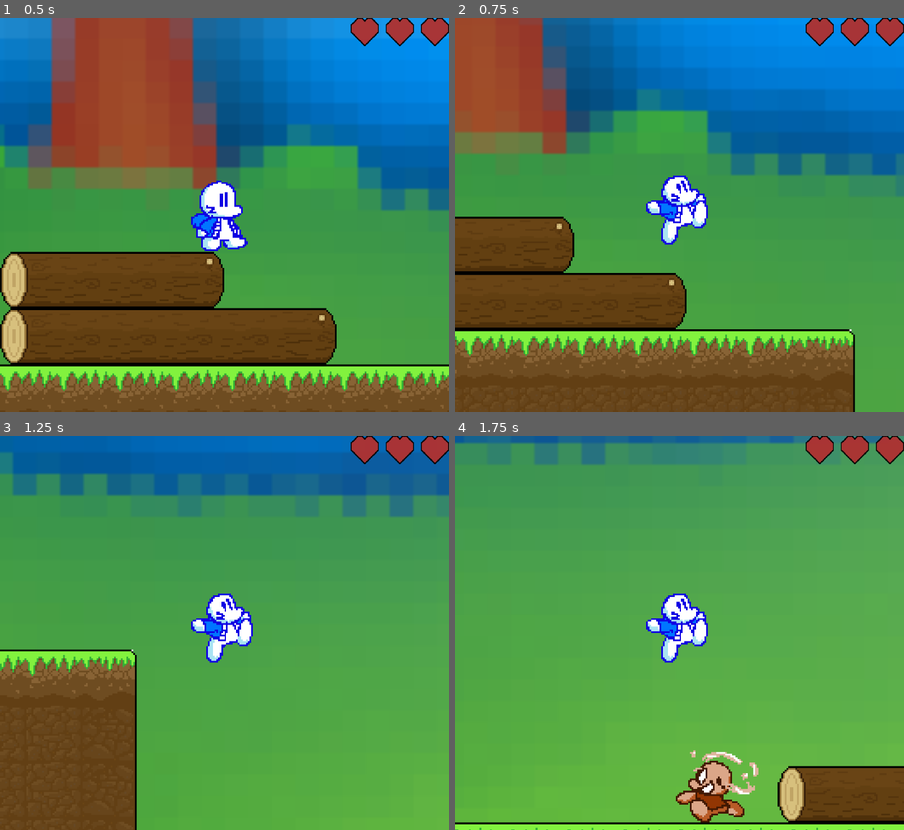
Above: before the commit, frames 1-4 (two rows, left to right).
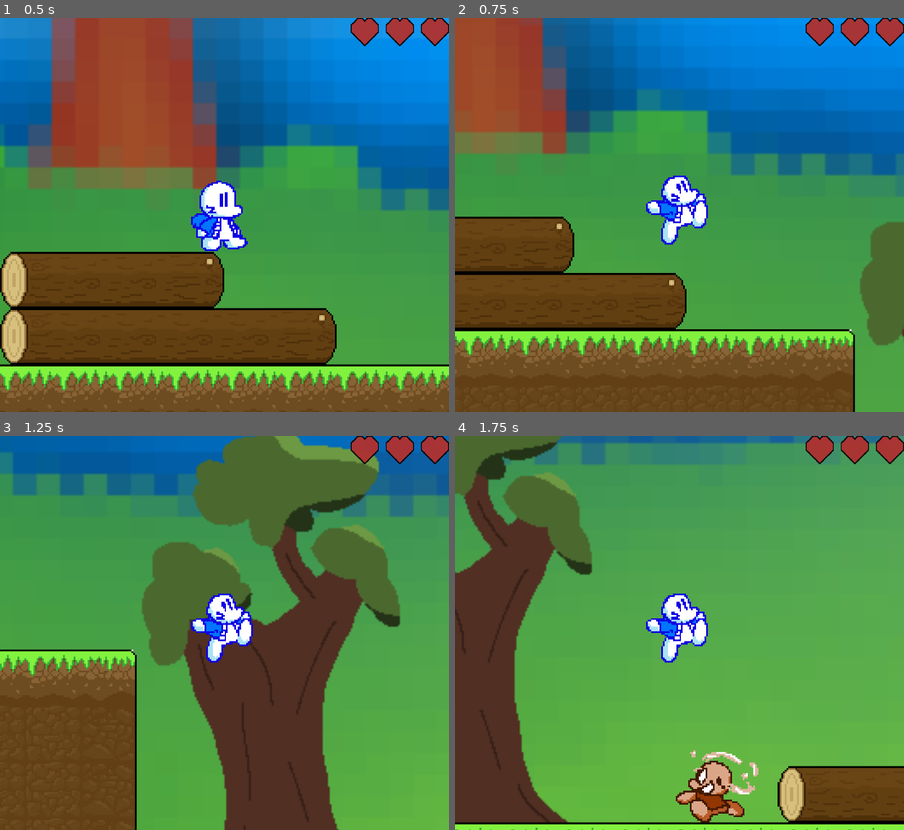
Above: after the commit, the same moments.

Repository: Maxamillianothe333rd/BOUBAsprint3
Game: Godot game, scene res://scenes/main.tscn
Two runs of this game, one before a commit and one after it. Both use one fixed random seed, a clock stepped at 60 frames per second and the inputs below.
Inputs:
- Up to frame 1 (0.5 s): no input
- Up to frame 2 (0.75 s): hold Right (Go right) from 0.53 s (still down); tap Z (Attack) at 0.6 s
- Up to frame 3 (1.25 s): keep holding Right (Go right); tap Space (Jump) at 0.77 s
- Up to frame 4 (1.75 s): keep holding Right (Go right); tap Z (Attack) at 1.35 s; tap Space (Jump) at 1.52 s

Frame 1 is identical in both runs. In frame 2, 2.5% of the frame differs, in the area x 90-100%, y 51-84%; in frame 3, 31%, in the area x 31-90%, y 0-100%; in frame 4, 17%.

Commit message:
added large and small tree to background

Diff:
--- a/bouba/scenes/main.tscn
+++ b/bouba/scenes/main.tscn
@@ -3,7 +3,9 @@
 [ext_resource type="Script" uid="uid://c1c48xbvh1fdp" path="res://scripts/main.gd" id="1_jyhfs"]
 [ext_resource type="PackedScene" uid="uid://7qsl5gegup0m" path="res://scenes/player.tscn" id="1_o5qli"]
 [ext_resource type="Texture2D" uid="uid://dktpau8n3j24g" path="res://assets/images/objects/prologue_background.png" id="2_tbgi4"]
+[ext_resource type="Texture2D" uid="uid://1qjk85tn8goc" path="res://assets/images/objects/large_tree.png" id="3_85g3d"]
 [ext_resource type="Texture2D" uid="uid://cxymulybmlpm6" path="res://assets/images/tilemap prologue.png" id="3_sugp2"]
+[ext_resource type="Texture2D" uid="uid://di732evo6vl7e" path="res://assets/images/objects/small_tree.png" id="4_choun"]
 [ext_resource type="PackedScene" uid="uid://dec6jhr8emn55" path="res://scenes/brainwasheddude.tscn" id="6_tefeu"]
 [ext_resource type="PackedScene" uid="uid://b7d6xpldfco2i" path="res://scenes/zombie.tscn" id="7_o6xl0"]
 [ext_resource type="Texture2D" uid="uid://dh3dco7li7tuw" path="res://assets/images/objects/house.png" id="8_85g3d"]
@@ -106,6 +108,33 @@
 scale = Vector2(1.678, 1.5251778)
 texture = ExtResource("2_tbgi4")
 
+[node name="Large Tree" type="Sprite2D" parent="." unique_id=685737216]
+position = Vector2(1642, 4)
+texture = ExtResource("3_85g3d")
+
+[node name="Large Tree2" type="Sprite2D" parent="." unique_id=1833488870]
+position = Vector2(2994, -192)
+texture = ExtResource("3_85g3d")
+
+[node name="Large Tree3" type="Sprite2D" parent="." unique_id=1019950865]
+position = Vector2(365, 69)
+texture = ExtResource("3_85g3d")
+
+[node name="Small Tree" type="Sprite2D" parent="." unique_id=1091969341]
+position = Vector2(2008.0002, -27.000008)
+scale = Vector2(3.3702488, 3.762589)
+texture = ExtResource("4_choun")
+
+[node name="Small Tree3" type="Sprite2D" parent="." unique_id=1899612309]
+position = Vector2(1368, 5)
+scale = Vector2(3.3702488, 3.762589)
+texture = ExtResource("4_choun")
+
+[node name="Small Tree2" type="Sprite2D" parent="." unique_id=1477721695]
+position = Vector2(2641, -60)
+scale = Vector2(3.3702488, 3.762589)
+texture = ExtResource("4_choun")
+
 [node name="House" type="Sprite2D" parent="." unique_id=1485980315]
 position = Vector2(2536.0002, -48.000004)
 scale = Vector2(2.96875, 3.03125)
--- a/bouba/scenes/zombie.tscn
+++ b/bouba/scenes/zombie.tscn
@@ -212,8 +212,8 @@
 [node name="AnimatedSprite2D" type="AnimatedSprite2D" parent="." unique_id=325397328]
 texture_filter = 1
 sprite_frames = SubResource("SpriteFrames_lld7t")
-animation = &"idle"
-autoplay = "idle"
+animation = &"walk"
+autoplay = "walk"
 
 [node name="CollisionShape2D" type="CollisionShape2D" parent="." unique_id=1596610434]
 position = Vector2(3.5, 0)
Not shown, added: bouba/assets/images/player/sheets/void.png.import
Not shown, added: bouba/assets/images/player/sheets/water_splash.png.import
Not shown, added: bouba/assets/images/player/sheets/white_people_kick.png.import
